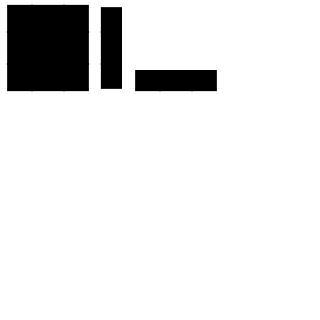
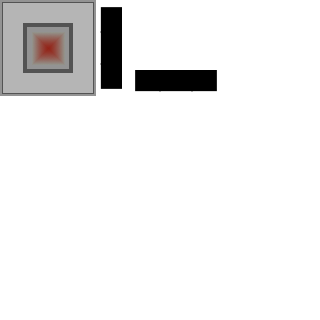
Before/after of a 320 x 320 layered artwork. What changed in the layer stack:
renamed "Layer 3" to "Layer 1", blend normal → pin light, painted on it over [5, 0, 96, 96]
renamed "Layer 2" to "Layer 0", painted on it over [0, 0, 96, 96]
removed layer "Layer 1" over [0, 0, 96, 96]
